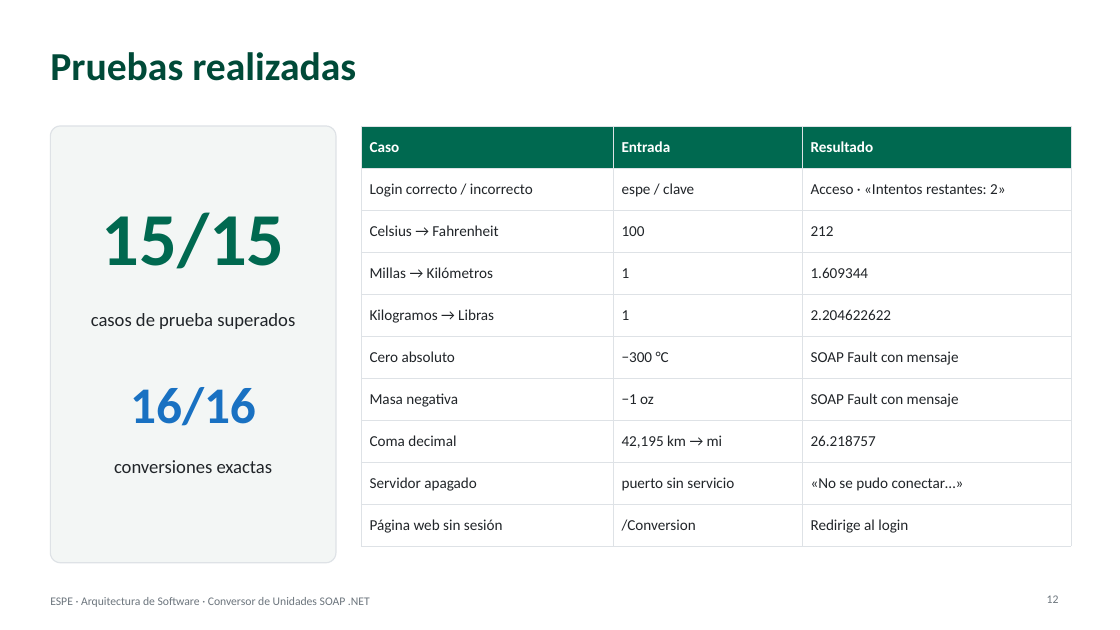
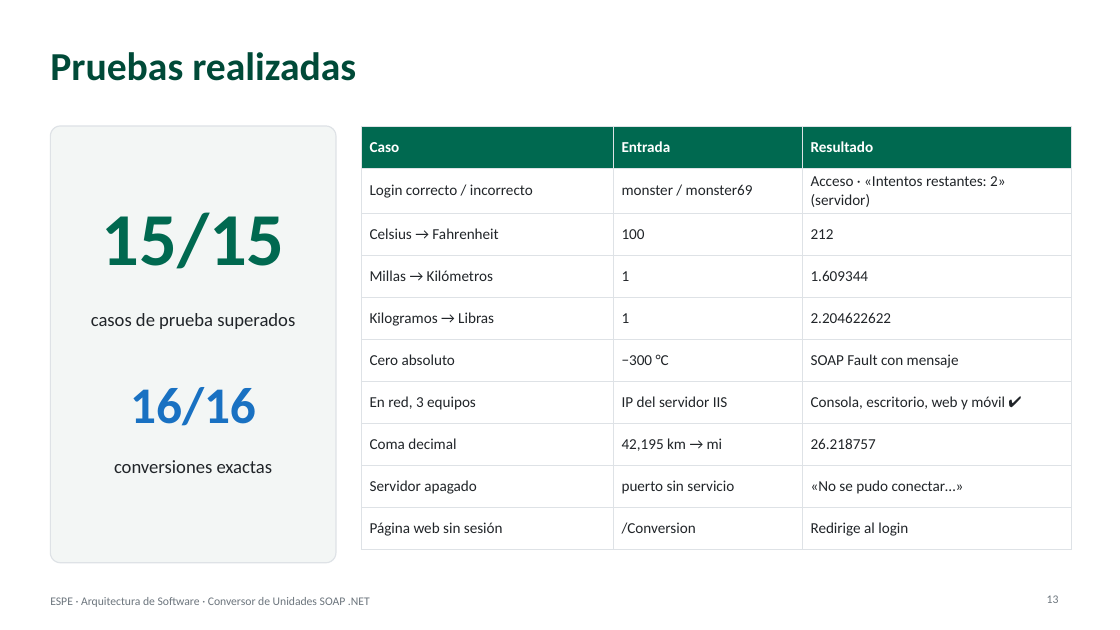
Before and after one commit to jsmasapanta/TI.1.2-PAO202651_SOAP_DOTNET_SINBDD_NRC36884_GR01, a slide deck: slide 13 of 05. DOCUMENTACIÓN/MANUAL_SOAP_DOTNET_GRXX.pptx (slide 12 before the commit). Drawn at 1120x630 pixels with LibreOffice and Linux fonts; fonts in the diff are those of the drawing. Boxes give left, top, right and bottom in pixels: in the first picture for what was removed or moved away, otherwise in the second. Text is boxed around its words. In the diff, an @@ line names an element or a change of style, - is before the commit and + after.

Commit message:
Presentacion regenerada (intentos en el servidor, monster69)

```diff
--- a/05. DOCUMENTACIÓN/MANUAL_SOAP_DOTNET_GRXX.pptx
+++ b/05. DOCUMENTACIÓN/MANUAL_SOAP_DOTNET_GRXX.pptx
@@ table at (361,126,1071,540) @@
-row 2, column 2: espe / clave
+row 2, column 2: monster / monster69
-row 2, column 3: Acceso · «Intentos restantes: 2»
+row 2, column 3: Acceso · «Intentos restantes: 2» (servidor)
-row 7: Masa negativa | −1 oz | SOAP Fault con mensaje
+row 7: En red, 3 equipos | IP del servidor IIS | Consola, escritorio, web y móvil ✔
```
Also in this commit, not shown: 6 other slides changed, 2 slides added, 1 slide removed.
